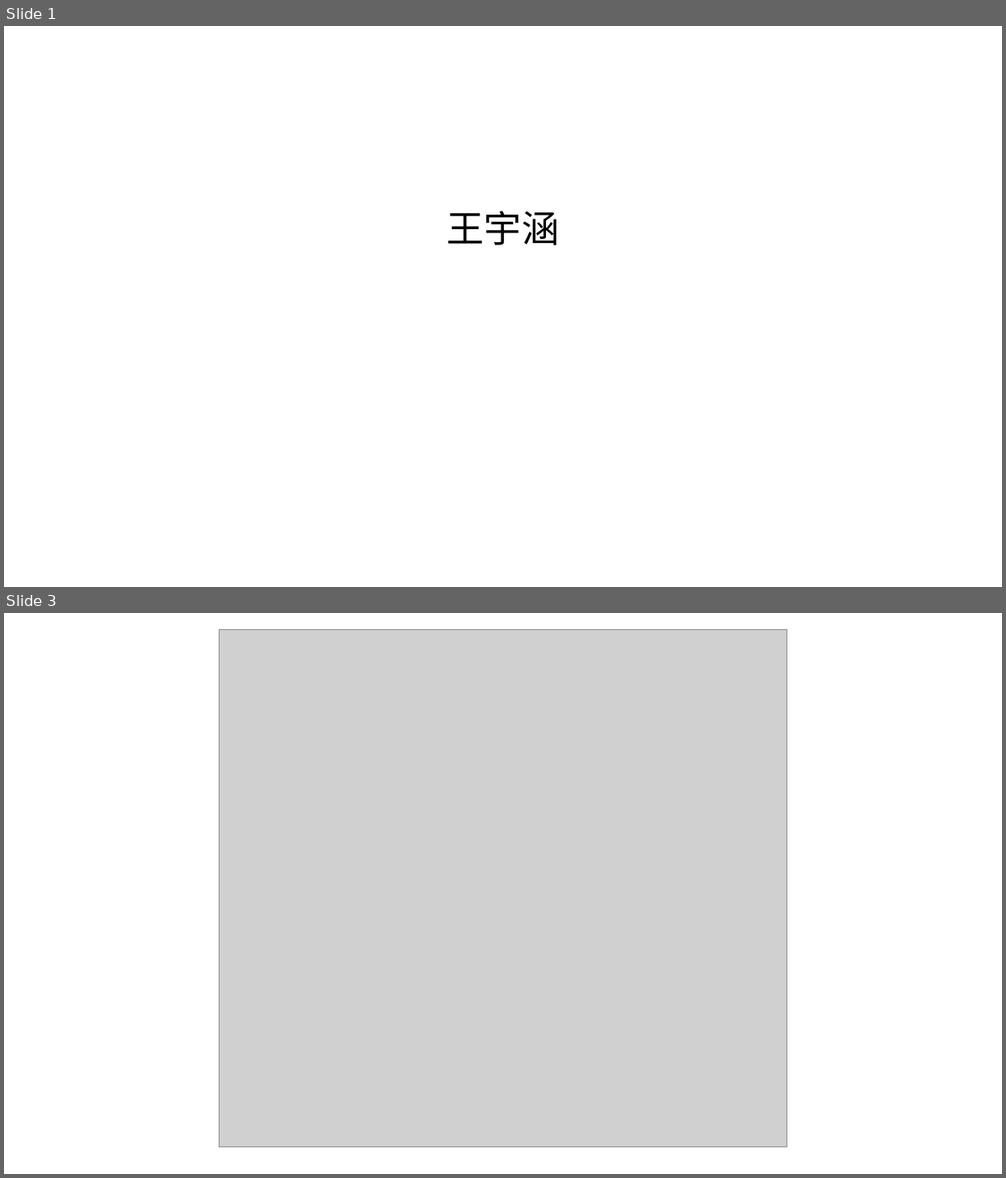
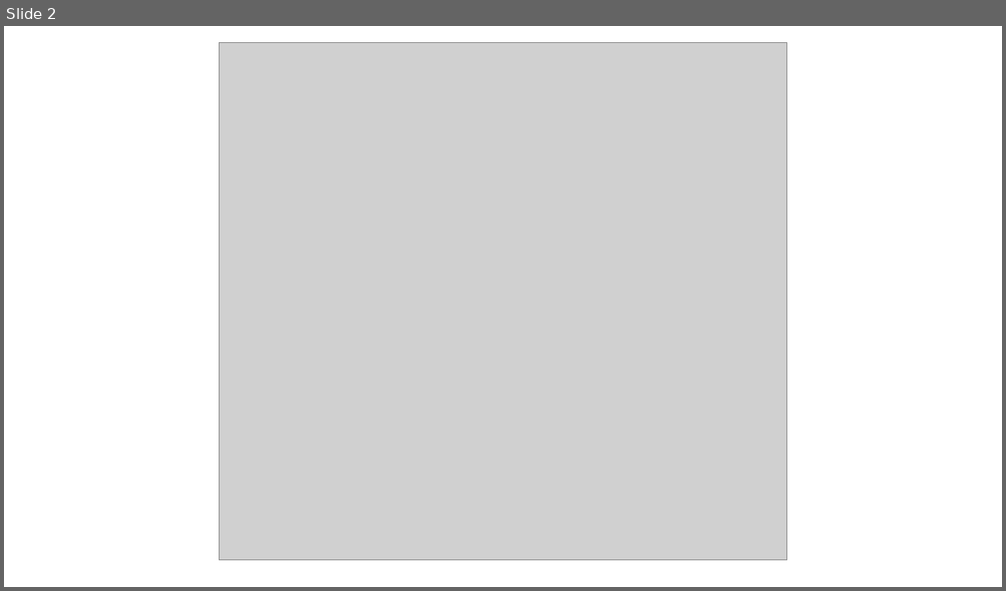
Before and after one commit to C32-SoundTech/SoundTech, a slide deck: docs/GloriousEpiphany/1009个人汇报.pptx. Shown one above the other, each under a label of ours: slides 1 and 3 before the commit, slide 2 after it; the slides between them are not shown. The pictures are 1006x1178 and 1006x591 pixels, drawn with LibreOffice and Linux fonts; fonts in the diff are those of the drawing; grey boxes stand for pictures. Boxes give left, top, right and bottom in pixels: in the first picture for what was removed or moved away, otherwise in the second. Text is boxed around its words. In the diff, an @@ line names an element or a change of style, - is before the commit and + after.

```diff
--- a/docs/GloriousEpiphany/1009个人汇报.pptx
+++ b/docs/GloriousEpiphany/1009个人汇报.pptx
@@ slide 1 removed at <box>4,26,1002,587</box>, background #FFFFFF @@
@@ title removed at <box>447,211,560,246</box> @@
-王宇涵
@@ what was slide 3 is now slide 2 @@
```
Also in this commit, not shown: 1 slide changed.
